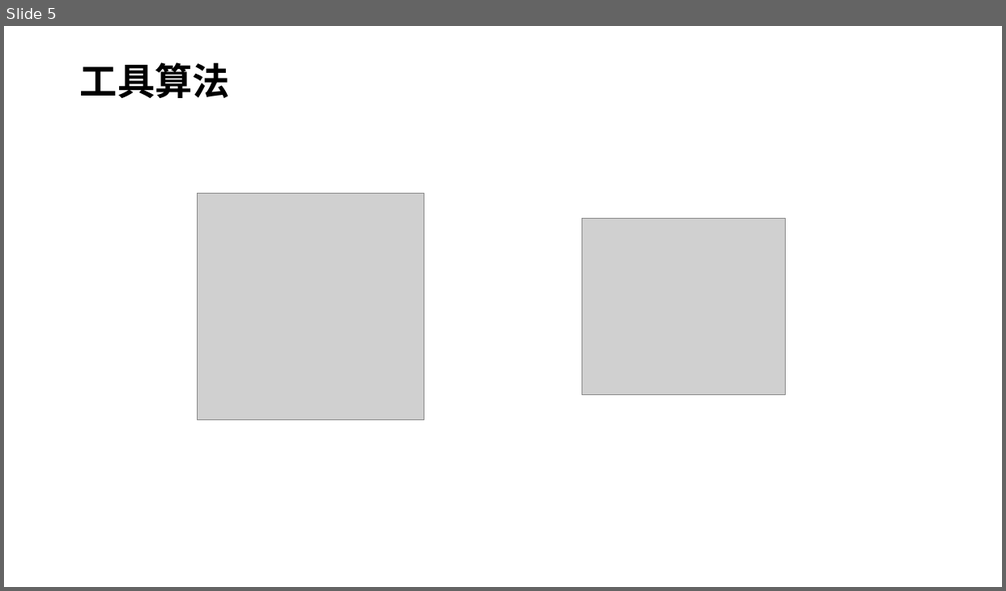
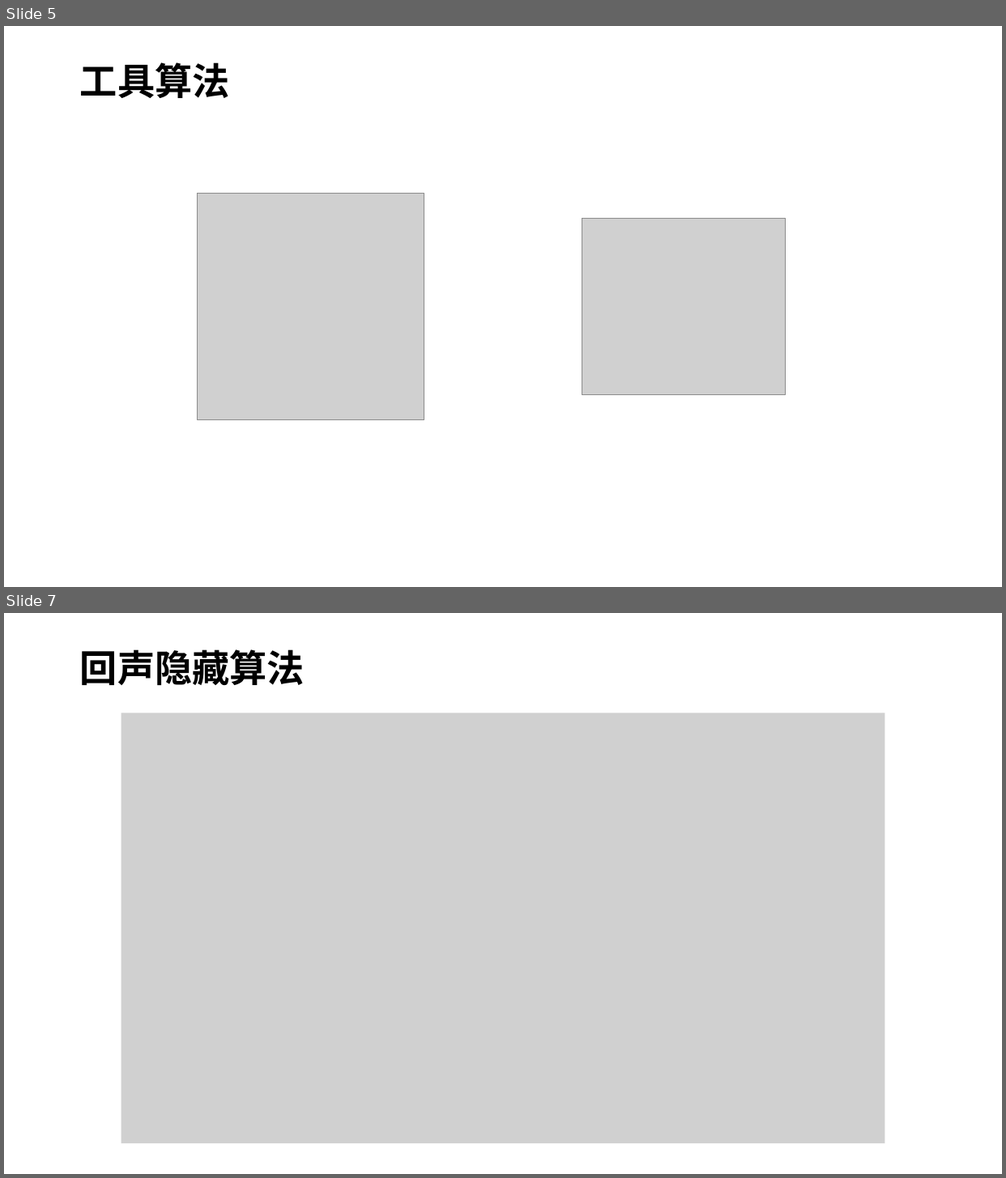
Before and after one commit to EgodPrime/DSPCourseDesign, a slide deck: 最菜文档/开题报告.pptx. Shown one above the other, each under a label of ours: slide 5 before the commit, slides 5 and 7 after it; the slides between them are not shown. The pictures are 1006x591 and 1006x1178 pixels, drawn with LibreOffice and Linux fonts; fonts in the diff are those of the drawing; grey boxes stand for pictures. Boxes give left, top, right and bottom in pixels: in the first picture for what was removed or moved away, otherwise in the second. Text is boxed around its words. In the diff, an @@ line names an element or a change of style, - is before the commit and + after.

```diff
--- a/最菜文档/开题报告.pptx
+++ b/最菜文档/开题报告.pptx
@@ slide 7 added at (x1=4, y1=613, x2=1002, y2=1174), background #FFFFFF @@
@@ title added at (x1=80, y1=649, x2=305, y2=685), 36 pt, text #000000, bold @@
+回声隐藏算法
@@ picture added at (x1=121, y1=713, x2=884, y2=1144) @@
```
Also in this commit, not shown: 2 other slides added, 1 slide removed, 5 other files.
